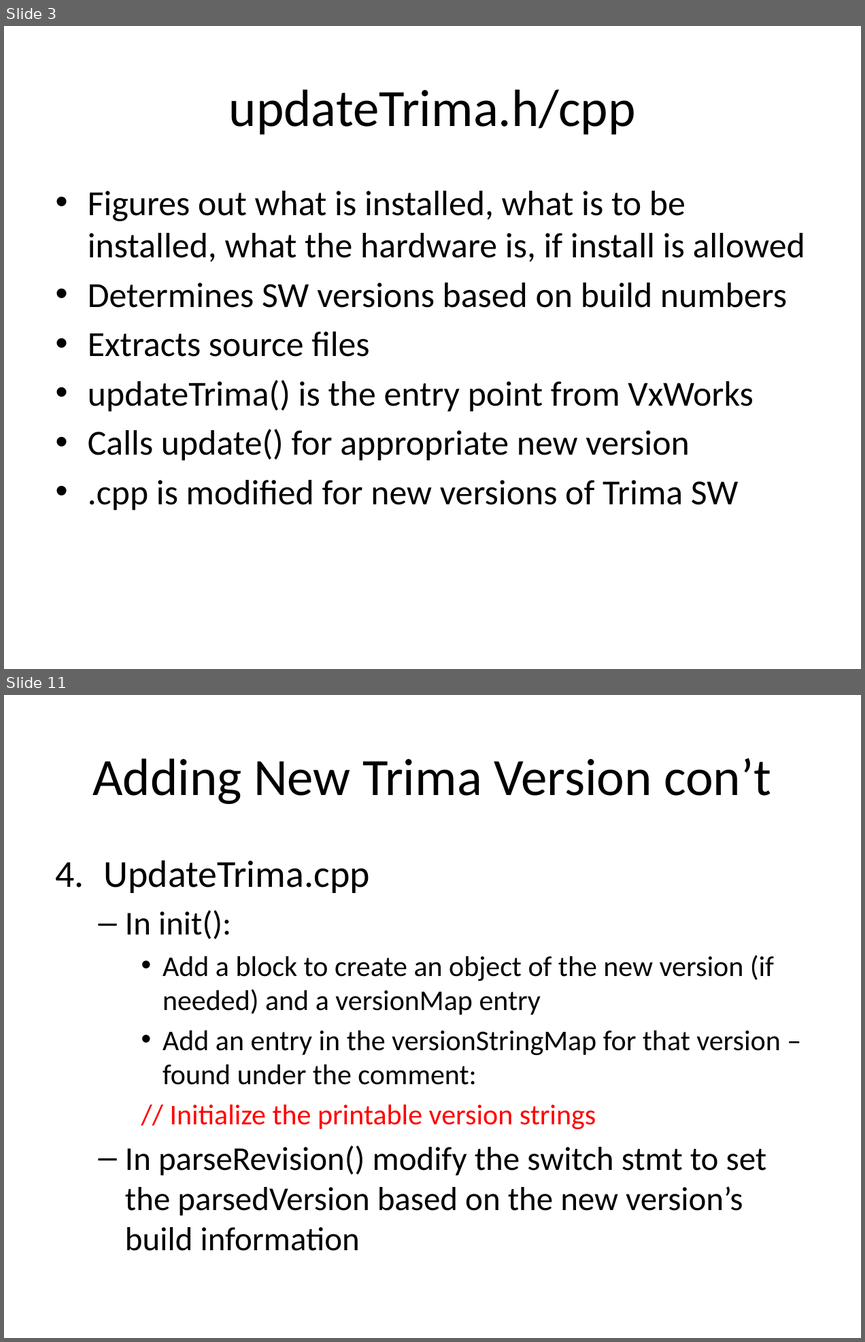
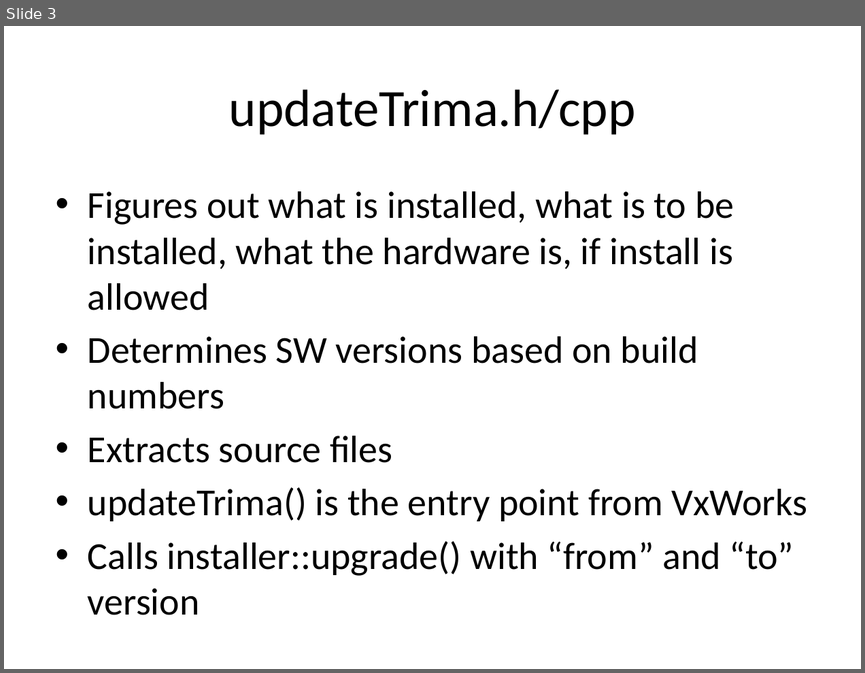
Before and after one commit to ebadusb/Install, a slide deck: Trima Install Scripts.pptx. Shown one above the other, each under a label of ours: slides 3 and 11 before the commit, slide 3 after it; the slides between them are not shown. The pictures are 865x1342 and 865x673 pixels, drawn with LibreOffice and Linux fonts; fonts in the diff are those of the drawing. Boxes give left, top, right and bottom in pixels: in the first picture for what was removed or moved away, otherwise in the second. Text is boxed around its words. In the diff, an @@ line names an element or a change of style, - is before the commit and + after.

Commit message:
Updated for new Install architecture.
[git-p4: depot-paths = "//depot/main/embedded/Trima/Install/": change = 56884]

```diff
--- a/Trima Install Scripts.pptx
+++ b/Trima Install Scripts.pptx
@@ slide 11 removed at (x1=4, y1=695, x2=861, y2=1338), background #D2D2D2 @@
@@ title removed at (x1=92, y1=758, x2=771, y2=804) @@
-Adding New Trima Version con’t
@@ text removed at (x1=103, y1=860, x2=781, y2=1251) @@
-4. UpdateTrima.cpp
-  – In init():
-    • Add a block to create an object of the new version (if needed) and a versionMap entry
-    • Add an entry in the versionStringMap for that version – found under the comment:
-    // Initialize the printable version strings
-  – In parseRevision() modify the switch stmt to set the parsedVersion based on the new version’s build information
@@ slide 3 changed as well @@
@@ background #D2D2D2 to #FFFFFF @@
@@ text at (x1=88, y1=191, x2=807, y2=521): size 29.6 to 32 pt in "Figures out what is installed, what is ...", "Determines SW versions based on build numbers", "Extracts source files", "updateTrima() is the entry point from VxWorks" @@
@@ text at (x1=88, y1=541, x2=794, y2=615): text changed; size 29.6 to 32 pt @@
-• Calls update() for appropriate new version
-• .cpp is modified for new versions of Trima SW
+• Calls installer::upgrade() with “from” and “to” version
```
Also in this commit, not shown: 8 other slides changed, 2 other slides removed.
